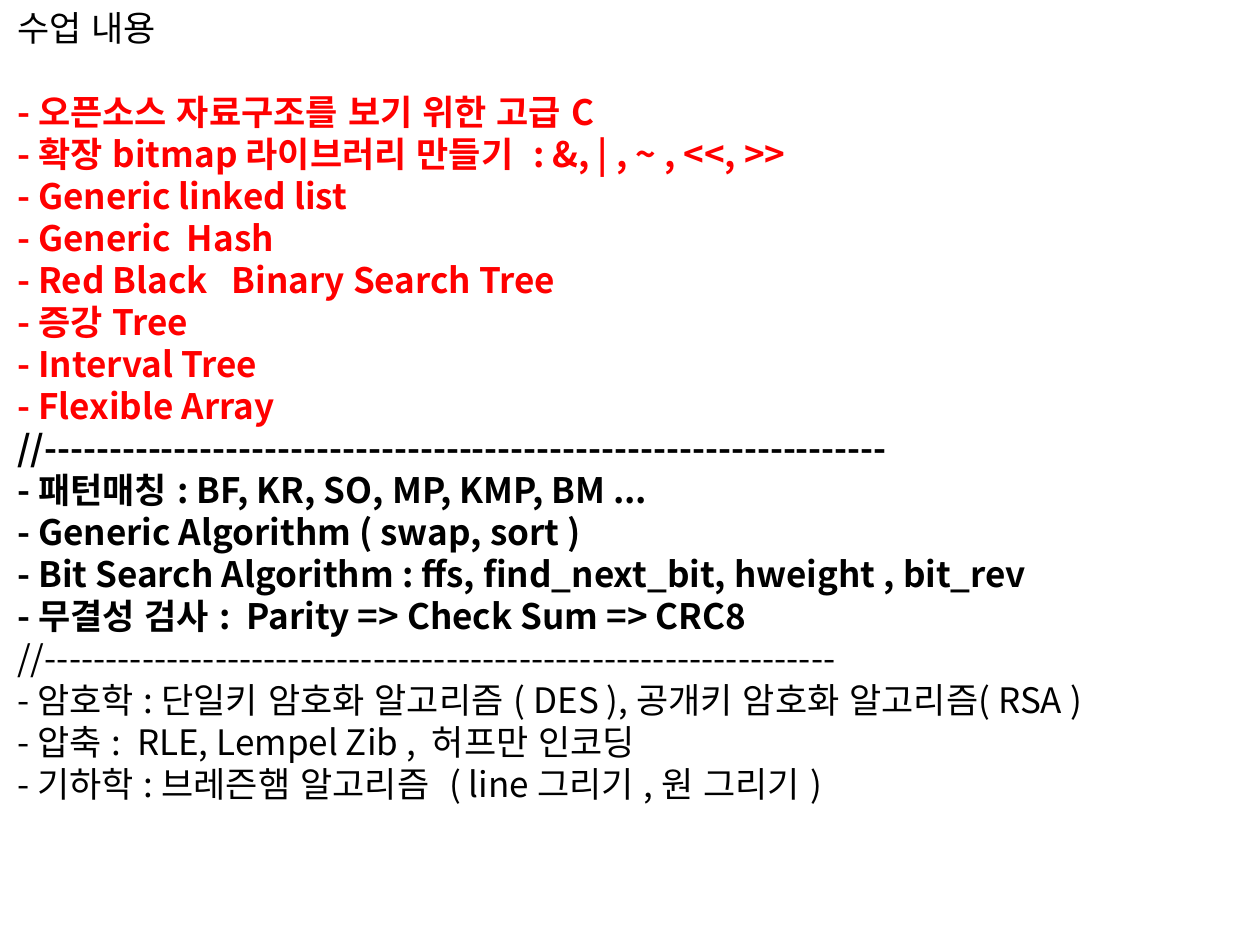
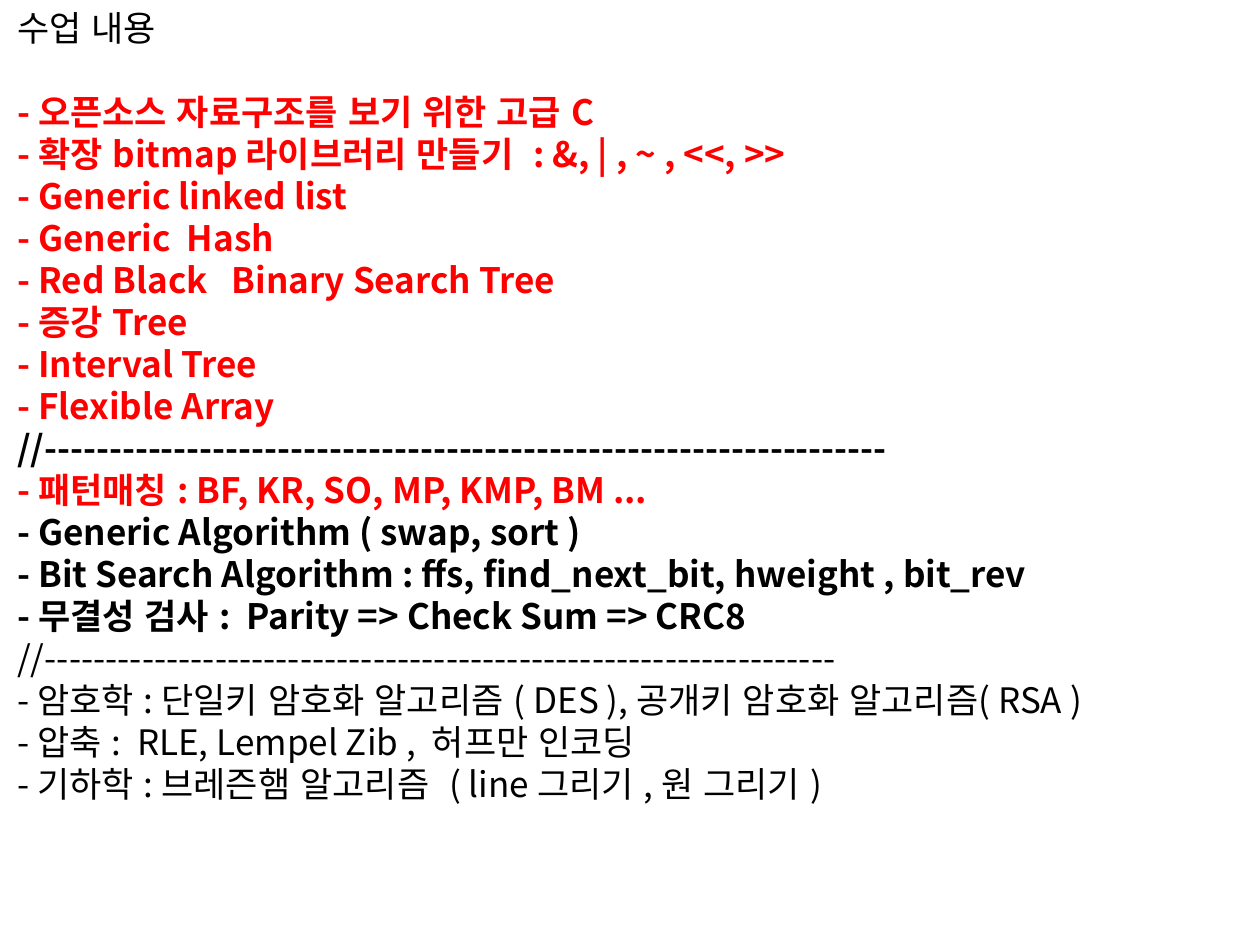
Before and after one commit to chisun-joung/osdsalgo_c, a slide deck: slide 2 of 04_day.pptx. Drawn at 1260x945 pixels with LibreOffice and Linux fonts; fonts in the diff are those of the drawing. Boxes give left, top, right and bottom in pixels: in the first picture for what was removed or moved away, otherwise in the second. Text is boxed around its words. In the diff, an @@ line names an element or a change of style, - is before the commit and + after.

```diff
--- a/04_day.pptx
+++ b/04_day.pptx
@@ text at bbox=[38, 473, 605, 511]: text colour #000000 to #FF0000 in "- 패턴매칭 : BF, KR, SO, MP, ..." @@
```
Also in this commit, not shown: 2 other slides changed, 8 slides added, 3 other files.
